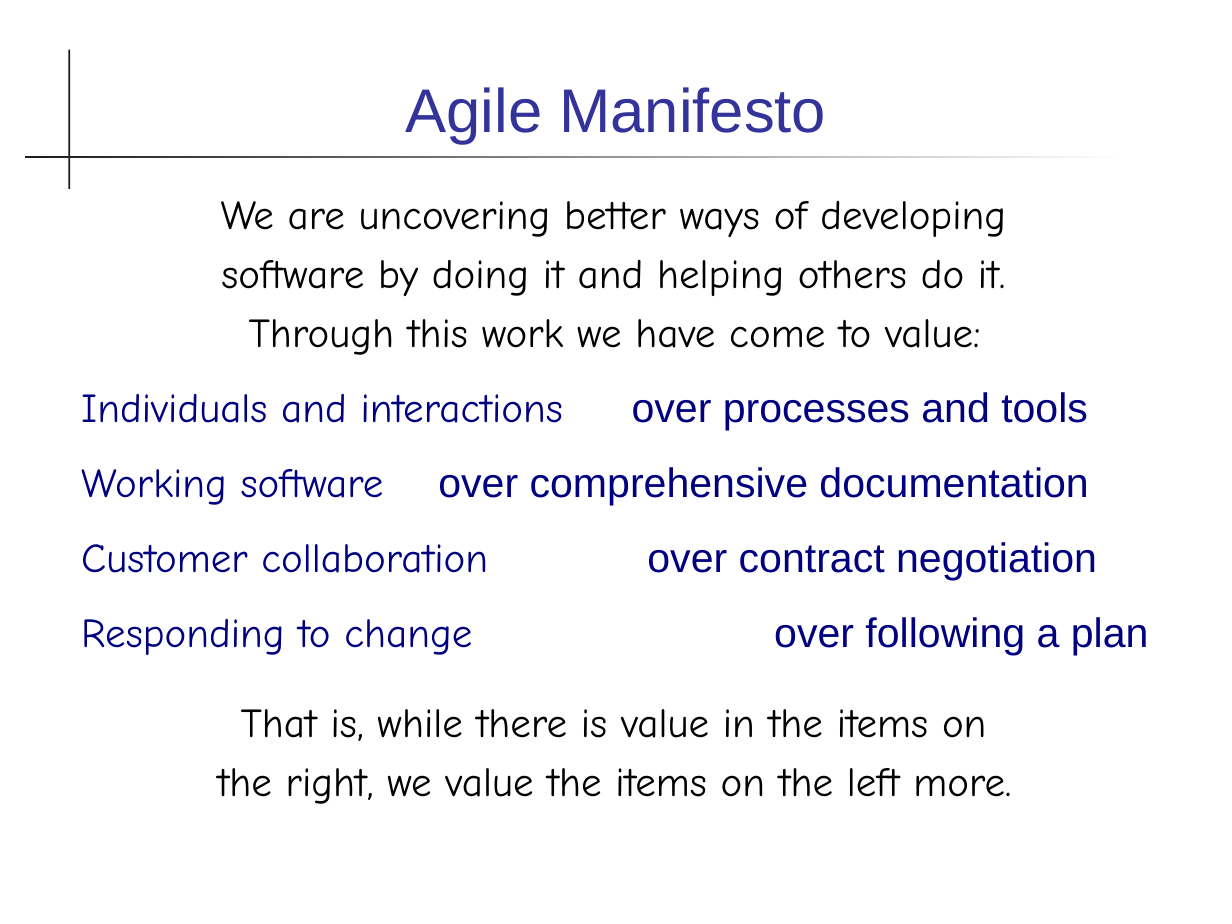
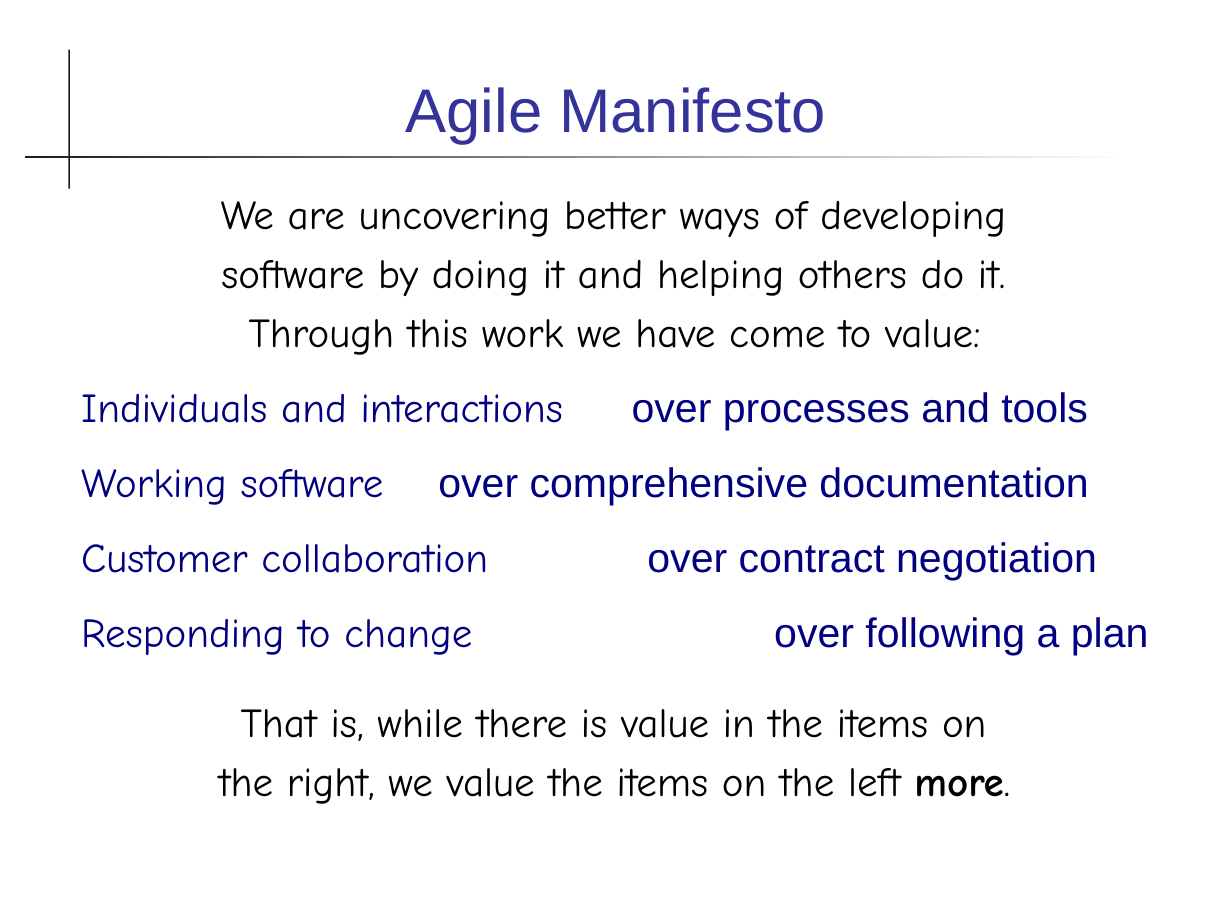
Before and after one commit to cpske/ISP, a slide deck: slide 2 of agile/Agile.ppt. Drawn at 1232x924 pixels with LibreOffice and Linux fonts; fonts in the diff are those of the drawing. Boxes give left, top, right and bottom in pixels: in the first picture for what was removed or moved away, otherwise in the second. Text is boxed around its words. In the diff, an @@ line names an element or a change of style, - is before the commit and + after.

Commit message:
minor change in Agile stuff

```diff
--- a/agile/Agile.ppt
+++ b/agile/Agile.ppt
@@ text at [219, 709, 1010, 804]: bold on in "more." @@
```
Also in this commit, not shown: 1 other slide changed, 10 slides added, 2 slides removed, 8 other files.
